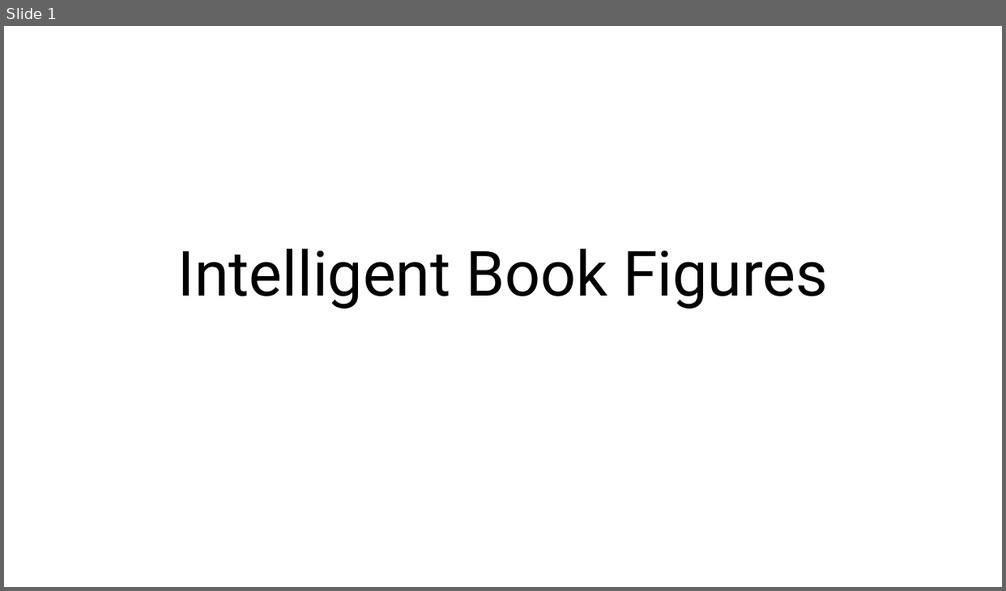
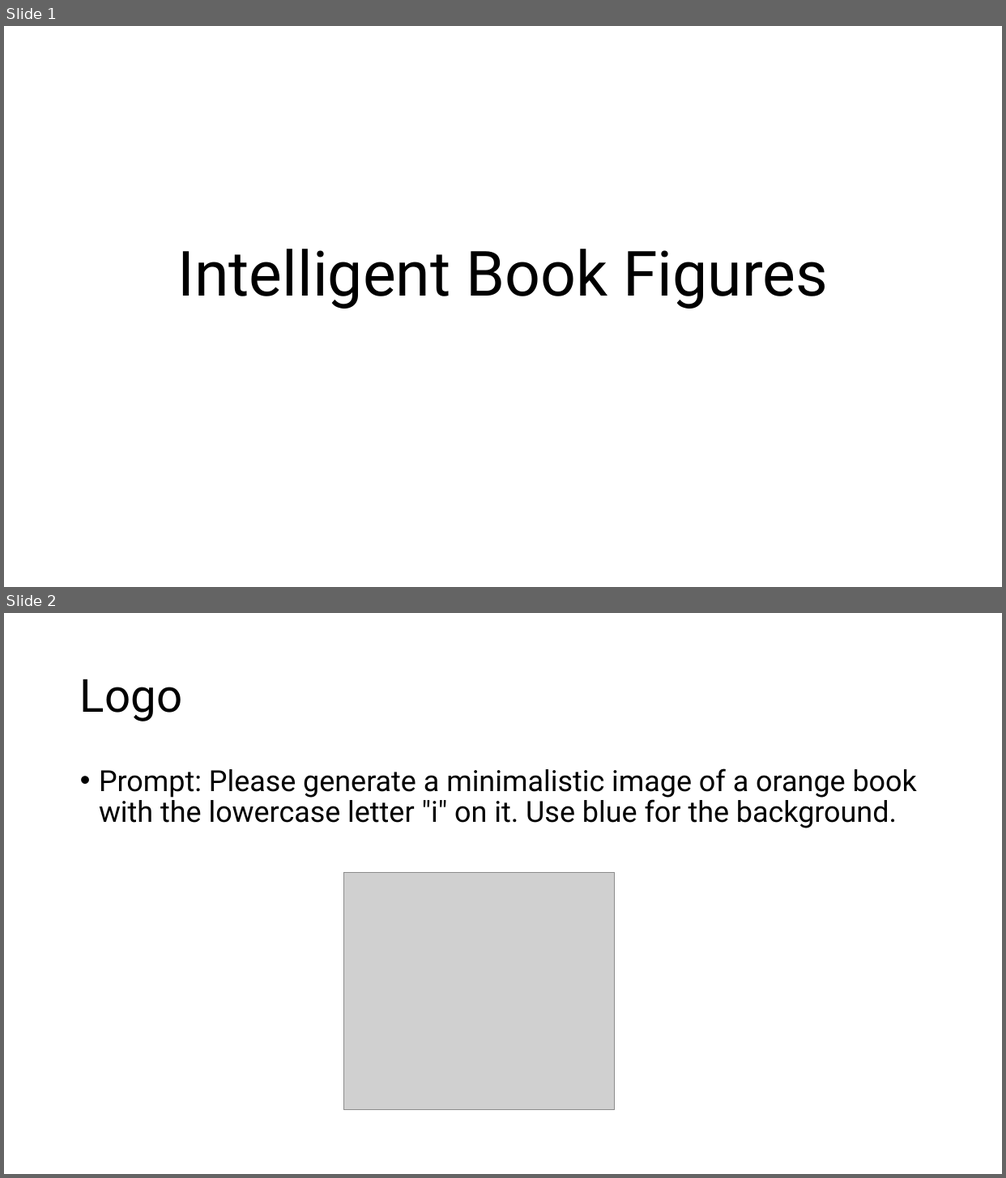
Before and after one commit to dmccreary/intelligent-textbooks, a slide deck: slides/Book-Figures.pptx. Shown one above the other, each under a label of ours: slide 1 before the commit, slides 1 and 2 after it. The pictures are 1006x591 and 1006x1178 pixels, drawn with LibreOffice and Linux fonts; fonts in the diff are those of the drawing; grey boxes stand for pictures. Boxes give left, top, right and bottom in pixels: in the first picture for what was removed or moved away, otherwise in the second. Text is boxed around its words. In the diff, an @@ line names an element or a change of style, - is before the commit and + after.

```diff
--- a/slides/Book-Figures.pptx
+++ b/slides/Book-Figures.pptx
@@ slide 2 added at box(4, 613, 1002, 1174), background #FFFFFF @@
@@ title added at box(80, 679, 182, 722), 44 pt, text #000000 @@
+Logo
@@ text added at box(99, 769, 917, 828), 28 pt, text #000000 @@
+• Prompt: Please generate a minimalistic image of a orange book with the lowercase letter "i" on it. Use blue for the background.
@@ picture added at box(344, 873, 615, 1111) @@
```
Also in this commit, not shown: 6 other slides added.
